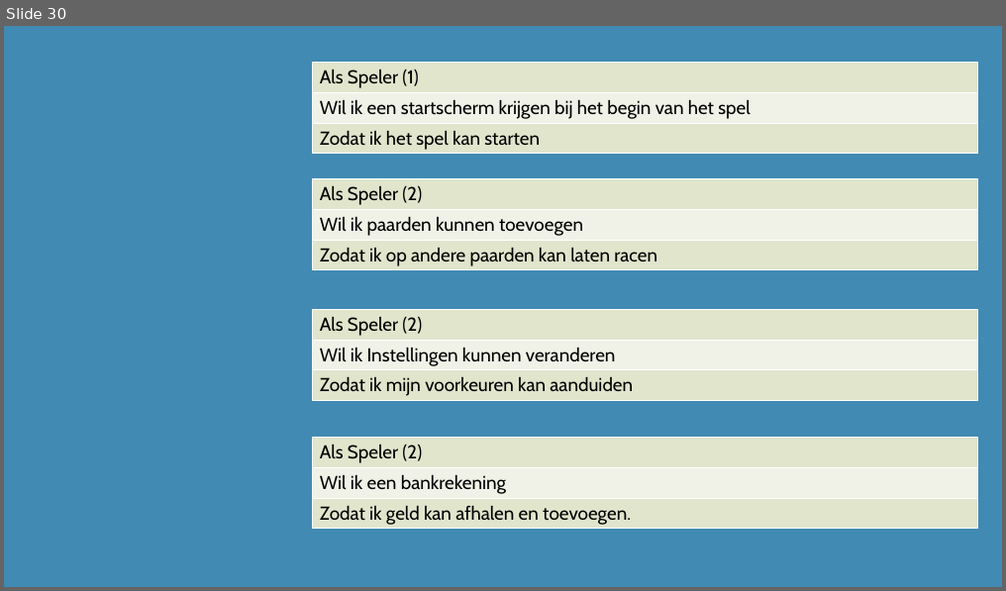
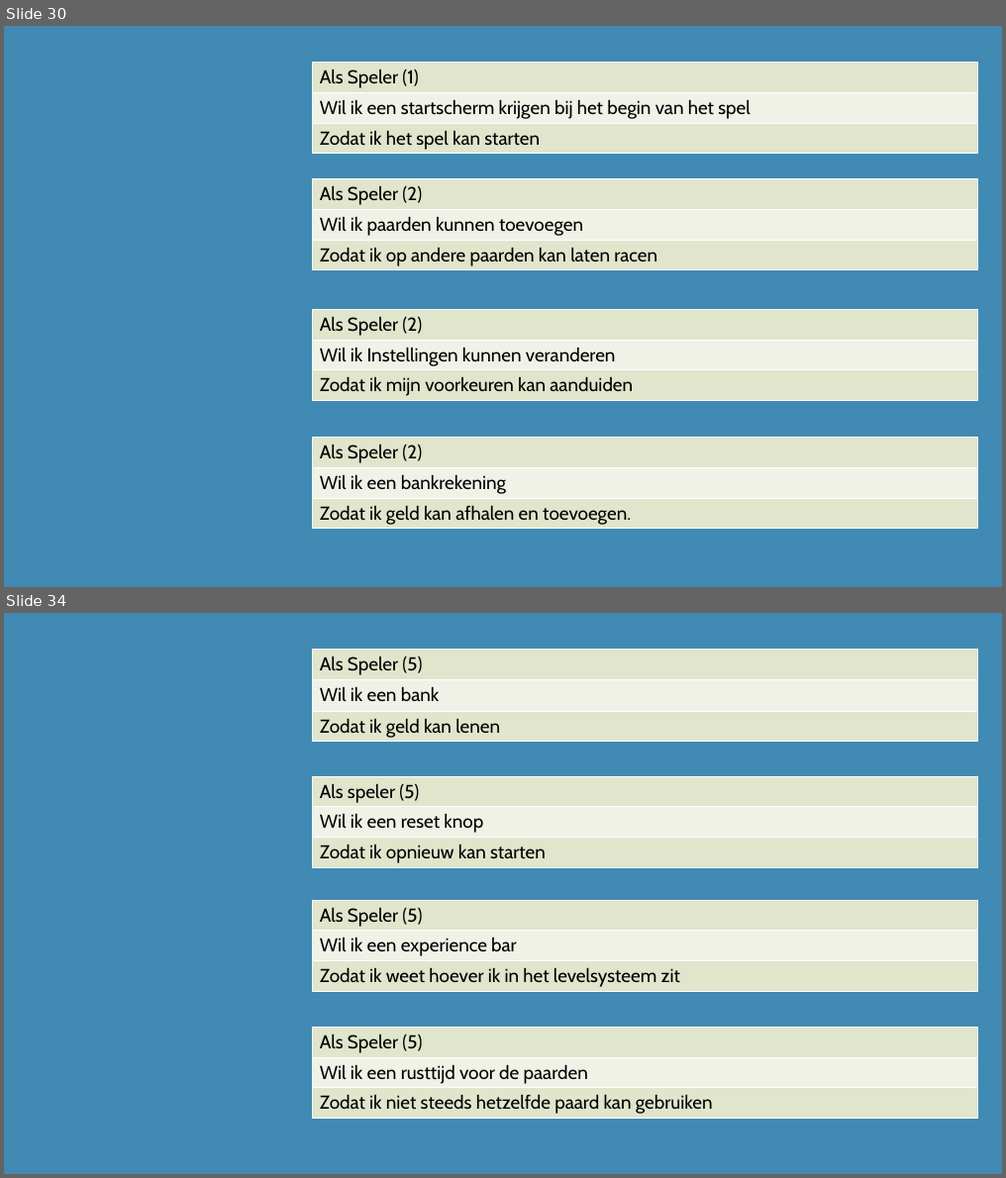
Before and after one commit to DiangeloHaaze/paardenrace, a slide deck: UserStories.pptx. Shown one above the other, each under a label of ours: slide 30 before the commit, slides 30 and 34 after it; the slides between them are not shown. The pictures are 1006x591 and 1006x1178 pixels, drawn with LibreOffice and Linux fonts; fonts in the diff are those of the drawing. Boxes give left, top, right and bottom in pixels: in the first picture for what was removed or moved away, otherwise in the second. Text is boxed around its words. In the diff, an @@ line names an element or a change of style, - is before the commit and + after.

```diff
--- a/UserStories.pptx
+++ b/UserStories.pptx
@@ slide 34 added at (4, 613, 1002, 1174), background #418AB3 @@
@@ table added at (313, 650, 978, 742), 3 rows, 1 columns @@
+Als Speler (5)
+Wil ik een bank
+Zodat ik geld kan lenen
@@ table added at (313, 776, 978, 867), 3 rows, 1 columns @@
+Als speler (5)
+Wil ik een reset knop
+Zodat ik opnieuw kan starten
@@ table added at (313, 900, 978, 992), 3 rows, 1 columns @@
+Als Speler (5)
+Wil ik een experience bar
+Zodat ik weet hoever ik in het levelsysteem zit
@@ table added at (313, 1027, 978, 1118), 3 rows, 1 columns @@
+Als Speler (5)
+Wil ik een rusttijd voor de paarden
+Zodat ik niet steeds hetzelfde paard kan gebruiken
```
Also in this commit, not shown: 1 slide changed, 4 other slides added, 1 other file.
